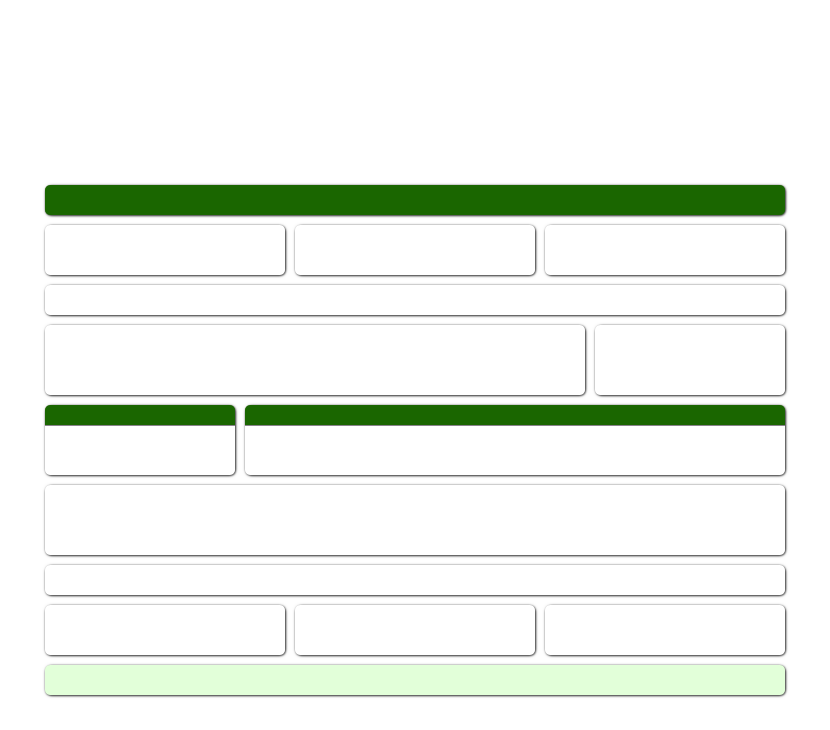
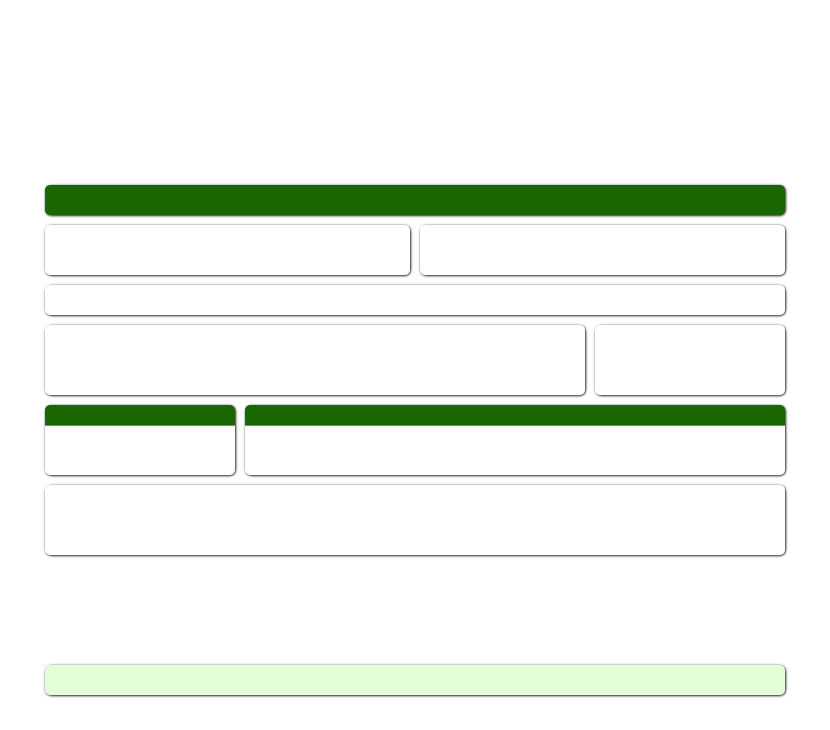
The second 830×730 image is a revision of the first. Changes to its layers:
painted on "header boxes" over <box>280,225,550,275</box>
removed layer "footer widget" over <box>45,565,785,595</box>
removed layer "footer boxes" over <box>45,605,785,655</box>
